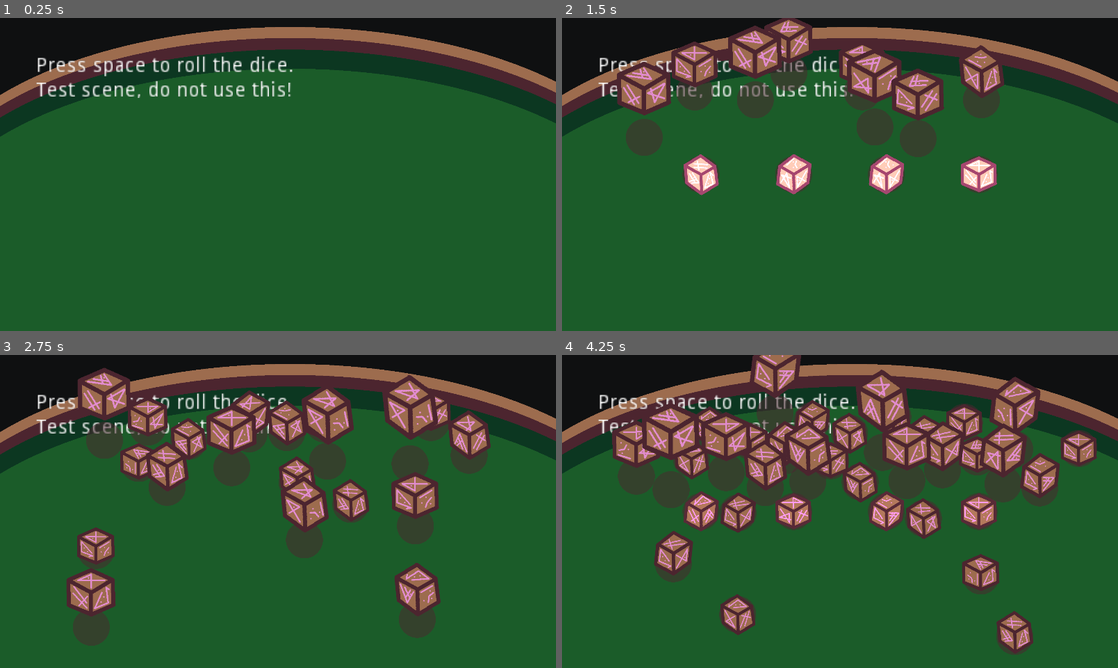
Above: before the commit, frames 1-4 (two rows, left to right).
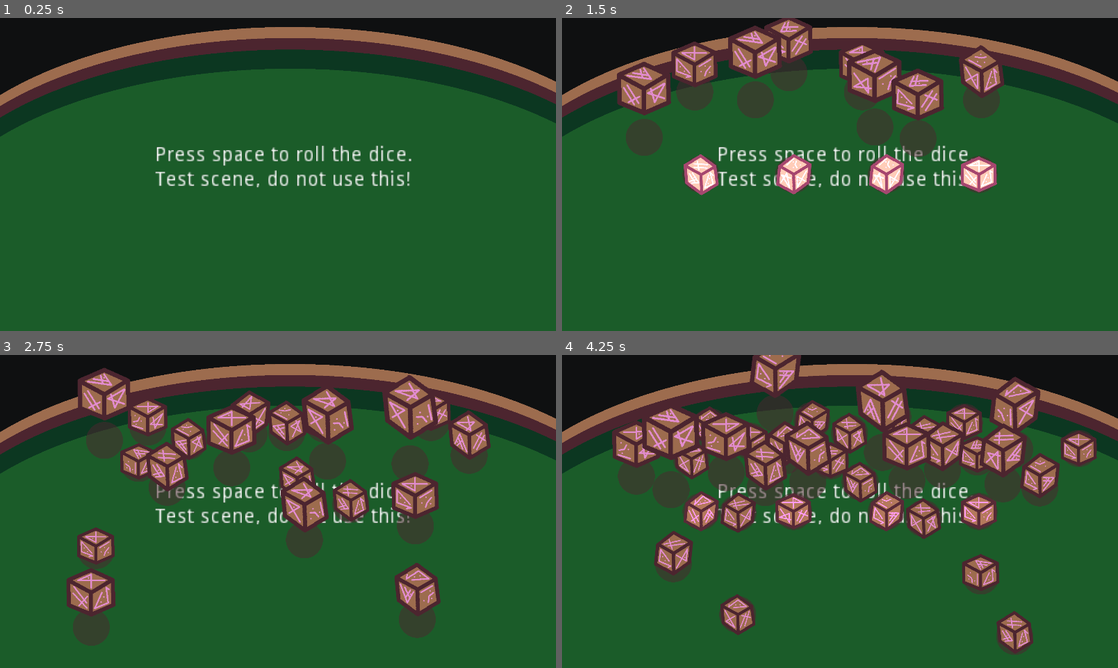
Above: after the commit, the same moments.

Repository: krobbi/gmtk-2022
Game: Godot game, scene res://scenes/test_table/test_table.tscn
Same seed, same stepped clock (60 frames per second), same inputs: the game is played once before the commit and once after it.
Inputs:
- Up to frame 1 (0.25 s): no input
- Up to frame 2 (1.5 s): tap Space at 0.5, 1.25 s; tap Enter (ui_accept) at 0.77 s
- Up to frame 3 (2.75 s): tap Enter (ui_accept) at 1.52 s; tap Space at 2 s
- Up to frame 4 (4.25 s): tap Space at 2.75, 3.5 s; tap Enter (ui_accept) at 3.02, 3.77 s

The runs differ from the first frame. In frame 1, 3.3% of the frame differs, in the area x 6-74%, y 12-55%; in frame 2, 2.3%; in frame 3, 2.0%; in frame 4, 1.9%.

Commit message:
Move label on test scene

Diff:
--- a/scenes/test_table/test_table.tscn
+++ b/scenes/test_table/test_table.tscn
@@ -18,10 +18,10 @@
 }
 
 [node name="Label" type="Label" parent="."]
-margin_left = 125.0
-margin_top = 132.0
-margin_right = 302.0
-margin_bottom = 163.0
+margin_left = 536.0
+margin_top = 440.0
+margin_right = 714.0
+margin_bottom = 471.0
 rect_scale = Vector2( 5, 5 )
 text = "Press space to roll the dice.
 Test scene, do not use this!"
